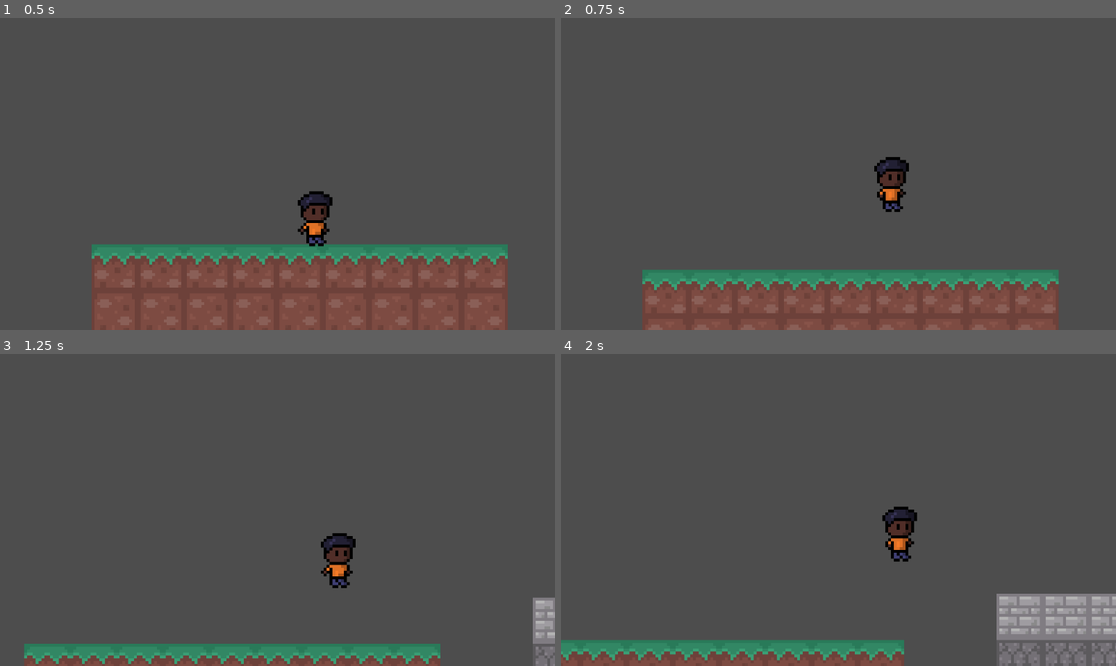
Above: before the commit, frames 1-4 (two rows, left to right).
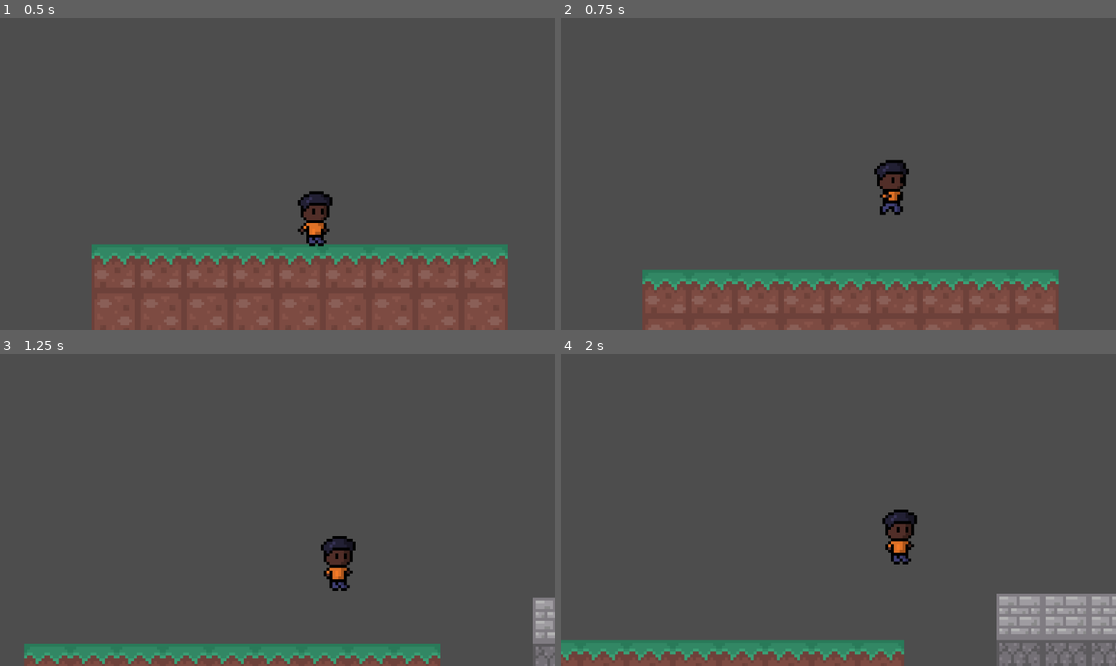
Above: after the commit, the same moments.

Repository: Davlittl7/Race-Against-Time-Remastered
Game: Godot game, scene res://Scenes/game.tscn
Two runs of this game, one before a commit and one after it. Both use one fixed random seed, a clock stepped at 60 frames per second and the inputs below.
Inputs:
- Up to frame 1 (0.5 s): no input
- Up to frame 2 (0.75 s): tap Enter (ui_accept) at 0.5, 0.6 s; hold Right (ui_right) from 0.53 s (still down)
- Up to frame 3 (1.25 s): keep holding Right (ui_right); tap Enter (ui_accept) at 0.77, 1.07 s
- Up to frame 4 (2 s): keep holding Right (ui_right); tap Enter (ui_accept) at 1.35, 1.52, 1.82 s

Frame 1 is identical in both runs. In frame 2, 0.5% of the frame differs, in the area x 56-63%, y 44-64%; in frame 3, 0.5%; in frame 4, 0.5%, in the area x 57-65%, y 48-68%.

Commit message:
Added diff animations for player

Diff:
--- a/Scenes/player.tscn
+++ b/Scenes/player.tscn
@@ -19,6 +19,26 @@
 atlas = ExtResource("1_ben7s")
 region = Rect2(384, 0, 128, 128)
 
+[sub_resource type="AtlasTexture" id="AtlasTexture_a2us1"]
+atlas = ExtResource("1_ben7s")
+region = Rect2(0, 256, 128, 128)
+
+[sub_resource type="AtlasTexture" id="AtlasTexture_komag"]
+atlas = ExtResource("1_ben7s")
+region = Rect2(0, 128, 128, 128)
+
+[sub_resource type="AtlasTexture" id="AtlasTexture_7f68c"]
+atlas = ExtResource("1_ben7s")
+region = Rect2(128, 128, 128, 128)
+
+[sub_resource type="AtlasTexture" id="AtlasTexture_rdvn1"]
+atlas = ExtResource("1_ben7s")
+region = Rect2(256, 128, 128, 128)
+
+[sub_resource type="AtlasTexture" id="AtlasTexture_qj86r"]
+atlas = ExtResource("1_ben7s")
+region = Rect2(384, 128, 128, 128)
+
 [sub_resource type="SpriteFrames" id="SpriteFrames_v5vn1"]
 animations = [{
 "frames": [{
@@ -37,6 +57,31 @@
 "loop": true,
 "name": &"Idle",
 "speed": 6.0
+}, {
+"frames": [{
+"duration": 1.0,
+"texture": SubResource("AtlasTexture_a2us1")
+}],
+"loop": true,
+"name": &"Jump",
+"speed": 5.0
+}, {
+"frames": [{
+"duration": 1.0,
+"texture": SubResource("AtlasTexture_komag")
+}, {
+"duration": 1.0,
+"texture": SubResource("AtlasTexture_7f68c")
+}, {
+"duration": 1.0,
+"texture": SubResource("AtlasTexture_rdvn1")
+}, {
+"duration": 1.0,
+"texture": SubResource("AtlasTexture_qj86r")
+}],
+"loop": true,
+"name": &"Run",
+"speed": 6.0
 }]
 
 [sub_resource type="RectangleShape2D" id="RectangleShape2D_iqkr0"]
@@ -48,7 +93,7 @@
 [node name="AnimatedSprite2D" type="AnimatedSprite2D" parent="."]
 z_index = 5
 sprite_frames = SubResource("SpriteFrames_v5vn1")
-animation = &"Idle"
+animation = &"Jump"
 autoplay = "Idle"
 
 [node name="CollisionShape2D" type="CollisionShape2D" parent="."]
--- a/Scripts/playerMovement.gd
+++ b/Scripts/playerMovement.gd
@@ -16,13 +16,22 @@
 	# Handle jump.
 	if Input.is_action_just_pressed("ui_accept") and is_on_floor():
 		velocity.y = JUMP_VELOCITY
+		$AnimatedSprite2D.animation = "Jump"
+
+	#Handles direction of player sprite depending on if going left or right
+	if velocity.x < 0:
+		$AnimatedSprite2D.flip_h = true
+	else:
+		$AnimatedSprite2D.flip_h = false
 
 	# Get the input direction and handle the movement/deceleration.
 	# As good practice, you should replace UI actions with custom gameplay actions.
 	var direction = Input.get_axis("ui_left", "ui_right")
 	if direction:
 		velocity.x = direction * SPEED
+		$AnimatedSprite2D.animation = "Run"
 	else:
 		velocity.x = move_toward(velocity.x, 0, SPEED)
+		$AnimatedSprite2D.animation = "Idle"
 
 	move_and_slide()
Not shown: 1 places in Scenes/player.tscn that only renumber resources
